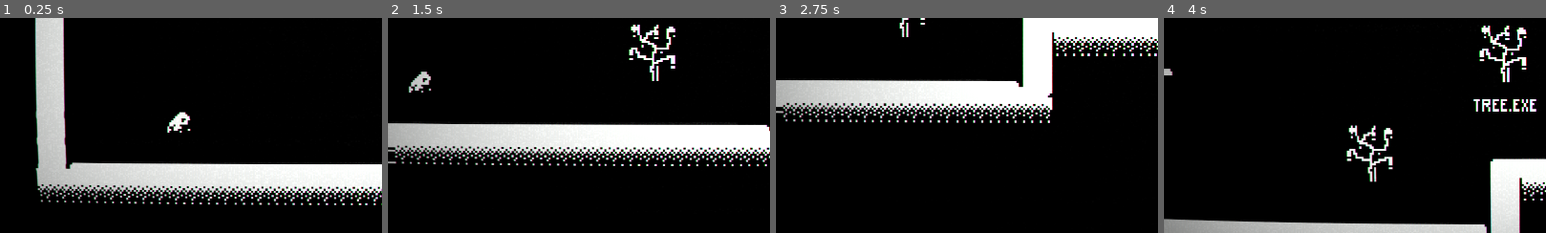
Above: before the commit, frames 1-4 (left to right).
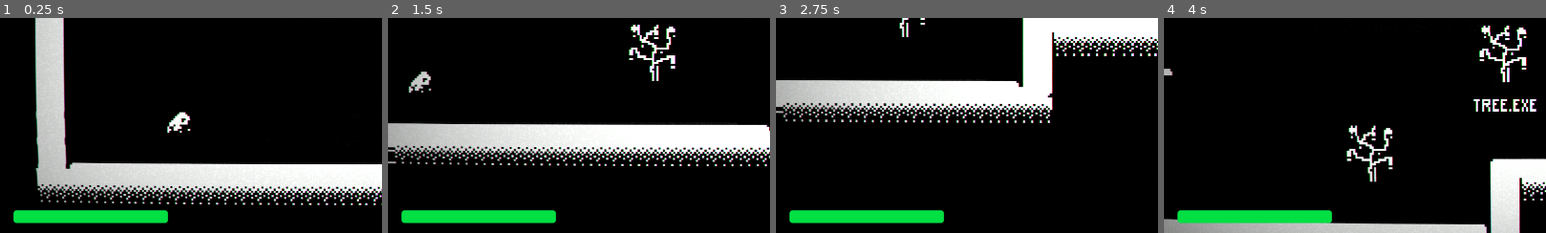
Above: after the commit, the same moments.

Repository: minusxne/GamerDude
Game: Godot game, scene res://survivors_game.tscn
Two runs of this game, one before a commit and one after it. Both use one fixed random seed, a clock stepped at 60 frames per second and the inputs below.
Inputs (mouse positions are % of the whole screen's width and height, from its top left):
- Up to frame 1 (0.25 s): no input
- Up to frame 2 (1.5 s): move the mouse to (72, 45) at 0.52 s; hold D (move_right) 0.53-1.28 s; click (72, 45) at 0.67 s; move the mouse to (30, 55) at 1.27 s; hold S (move_down) from 1.28 s (still down)
- Up to frame 3 (2.75 s): move the mouse to (60, 28) at 2.02 s; release S (move_down) at 2.03 s; hold D (move_right) from 2.03 s (still down)
- Up to frame 4 (4 s): move the mouse to (45, 70) at 2.77 s; release D (move_right) at 2.78 s; hold W (move_up) 2.78-3.53 s; click (45, 70) at 2.92 s; move the mouse to (80, 65) at 3.52 s; hold A (move_left) from 3.53 s (still down)
The pictures show only the part of the screen within x 0-50%, y 50-100%; the shares and areas given below are measured in that part.

The runs differ from the first frame. In frame 1, 2.5% of the frame differs, in the area x 3-44%, y 89-96%; in frame 2, 2.5%; in frame 3, 2.5%; in frame 4, 2.5%.

Commit message:
feat: added health system

Diff:
--- a/anon.tscn
+++ b/anon.tscn
@@ -75,6 +75,7 @@
 radius = 27.4591
 
 [node name="anon" type="CharacterBody2D"]
+collision_layer = 3
 script = ExtResource("1_uvxyo")
 
 [node name="AnimatedSprite2D" type="AnimatedSprite2D" parent="."]
--- a/lenny.tscn
+++ b/lenny.tscn
@@ -73,10 +73,11 @@
 height = 100.019
 
 [sub_resource type="CapsuleShape2D" id="CapsuleShape2D_i2woj"]
-radius = 24.0756
-height = 96.0196
+radius = 26.9967
+height = 104.019
 
 [node name="lenny" type="CharacterBody2D"]
+collision_layer = 3
 script = ExtResource("1_csvh3")
 
 [node name="AnimatedSprite2D" type="AnimatedSprite2D" parent="."]
--- a/player.gd
+++ b/player.gd
@@ -2,23 +2,26 @@
 
 signal health_depleted
 
-var health = 100
+var health = 100.0
 var last_direction = Vector2(0, 1)
+var damage_timer = 0.0
+const damage_interval = 0.5
+const damage_rate = 5
+
 
 func _physics_process(delta):
 	var direction = Input.get_vector("move_left", "move_right", "move_up", "move_down")
 	velocity = direction * 500
 	move_and_slide()
-
-	const DAMAGE_RATE = 5.0
-	var overlapping_mobs = %HurtBox.get_overlapping_bodies()
-	if overlapping_mobs.size() > 0:
-		health -= DAMAGE_RATE * overlapping_mobs.size() * delta
-		%ProgressBar.value = health
-		if health <= 0:
-			health_depleted.emit()
-
 	animations()
+	var overlapping_bodies = %HurtBox.get_overlapping_bodies()
+	damage_timer -= delta
+	if damage_timer <= 0:
+		if overlapping_bodies.size() > 0:
+			%Health.value -= damage_rate * overlapping_bodies.size()
+			if %Health.value <= 0:
+				game_over()
+		damage_timer = damage_interval
 
 func animations():
 
@@ -43,3 +46,6 @@
 			$Player_Sprite.play("default_down")
 		else:
 			$Player_Sprite.play("default_up")
+
+func game_over():
+	print("Game Over")
--- a/player.tscn
+++ b/player.tscn
@@ -388,7 +388,7 @@
 height = 32.0
 
 [sub_resource type="CircleShape2D" id="CircleShape2D_rtbhd"]
-radius = 31.0
+radius = 40.0
 
 [node name="Player" type="CharacterBody2D"]
 slide_on_ceiling = false
@@ -417,7 +417,7 @@
 collision_mask = 2
 
 [node name="CollisionShape2D" type="CollisionShape2D" parent="HurtBox"]
-position = Vector2(1, -52)
+position = Vector2(0, -52)
 rotation = -1.55885
 shape = SubResource("CircleShape2D_rtbhd")
 debug_color = Color(0.922377, 5.10186e-05, 0.687741, 0.42)
--- a/shotgun.tscn
+++ b/shotgun.tscn
@@ -11,20 +11,23 @@
 collision_mask = 2
 script = ExtResource("1_mlsk5")
 
-[node name="CollisionShape2D" type="CollisionShape2D" parent="."]
-shape = SubResource("CircleShape2D_jc8c0")
-
-[node name="WeaponPivot" type="Marker2D" parent="."]
-
-[node name="Shotgun" type="Sprite2D" parent="WeaponPivot"]
+[node name="Shotgun" type="Sprite2D" parent="."]
 texture_filter = 1
 position = Vector2(31, -3)
 scale = Vector2(2.58101, 2.49792)
 texture = ExtResource("2_lrv3c")
 
-[node name="ShootingPoint" type="Marker2D" parent="WeaponPivot/Shotgun"]
+[node name="ShootingPoint" type="Marker2D" parent="Shotgun"]
 unique_name_in_owner = true
+z_index = -1
 position = Vector2(10.2321, -3.07665)
+
+[node name="CollisionShape2D" type="CollisionShape2D" parent="."]
+shape = SubResource("CircleShape2D_jc8c0")
+
+[node name="WeaponPivot" type="Marker2D" parent="."]
+z_index = -1
+y_sort_enabled = true
 
 [node name="Timer" type="Timer" parent="."]
 unique_name_in_owner = true
--- a/survivors_game.tscn
+++ b/survivors_game.tscn
@@ -332,6 +332,7 @@
 5:16/0 = 0
 7:16/size_in_atlas = Vector2i(2, 2)
 7:16/0 = 0
+7:16/0/y_sort_origin = 9
 7:16/0/physics_layer_3/polygon_0/points = PackedVector2Array(11.25, 5.5, 14.75, 10, 15.5, 15.75, -11.5, 16, -10.75, 9, -5.5, 5.25)
 9:17/size_in_atlas = Vector2i(2, 1)
 9:17/0 = 0
@@ -341,7 +342,7 @@
 11:17/0/physics_layer_3/polygon_0/points = PackedVector2Array(8, 2.25, 6, 8, -6.25, 8, -8, 2)
 13:16/size_in_atlas = Vector2i(2, 2)
 13:16/0 = 0
-13:16/0/y_sort_origin = 5
+13:16/0/y_sort_origin = 9
 13:16/0/physics_layer_3/polygon_0/points = PackedVector2Array(12, 9, 7.75, 15.25, -6.5, 15.5, -10.75, 9.25)
 15:17/0 = 0
 1:11/0 = 0
@@ -411,7 +412,6 @@
 
 [node name="GUI" type="CanvasLayer" parent="."]
 layer = 2
-visible = false
 
 [node name="Health" parent="GUI" instance=ExtResource("2_q5vui")]
 unique_name_in_owner = true
--- a/troll.tscn
+++ b/troll.tscn
@@ -72,9 +72,10 @@
 radius = 28.0179
 
 [sub_resource type="CircleShape2D" id="CircleShape2D_kf0sv"]
-radius = 27.4591
+radius = 31.0161
 
 [node name="troll" type="CharacterBody2D"]
+collision_layer = 3
 script = ExtResource("1_3alaj")
 
 [node name="AnimatedSprite2D" type="AnimatedSprite2D" parent="."]
--- a/virus.tscn
+++ b/virus.tscn
@@ -72,9 +72,10 @@
 radius = 28.0179
 
 [sub_resource type="CircleShape2D" id="CircleShape2D_kf0sv"]
-radius = 27.4591
+radius = 30.0
 
 [node name="virus" type="CharacterBody2D"]
+collision_layer = 3
 script = ExtResource("1_qf2bt")
 
 [node name="AnimatedSprite2D" type="AnimatedSprite2D" parent="."]
